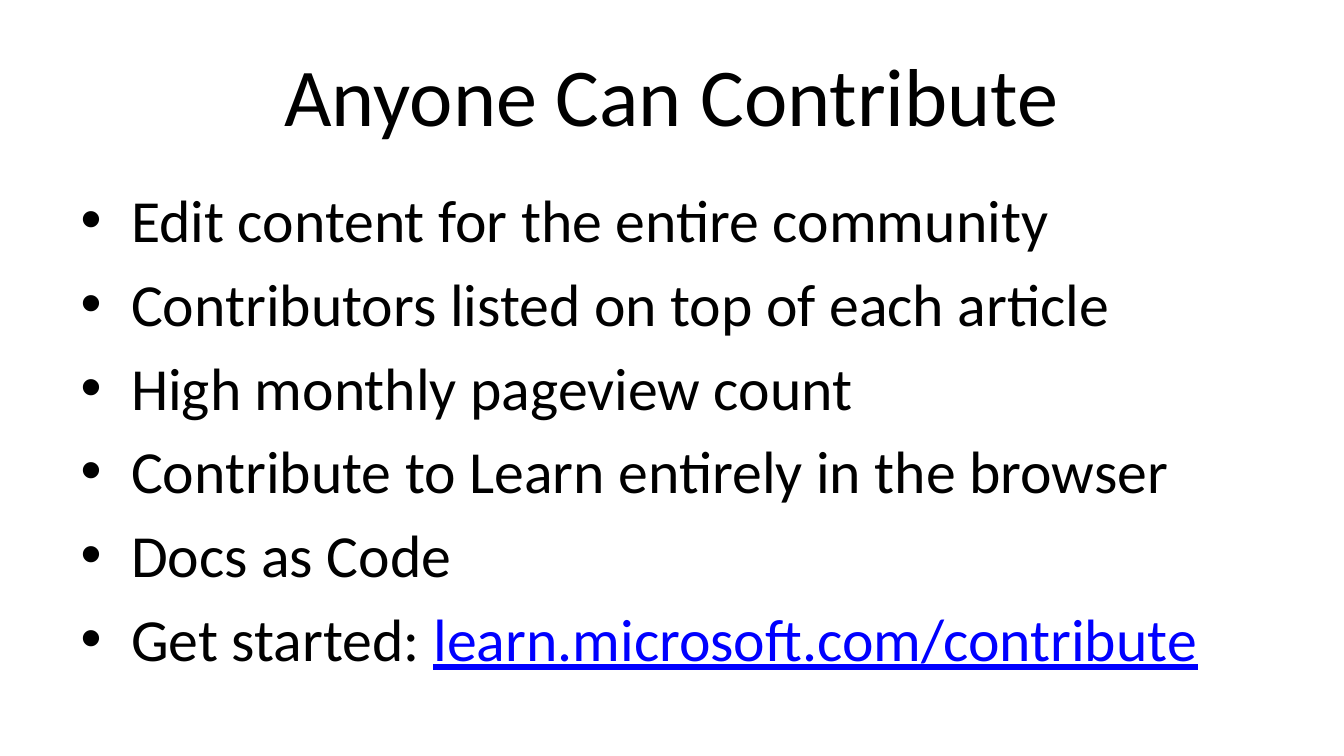
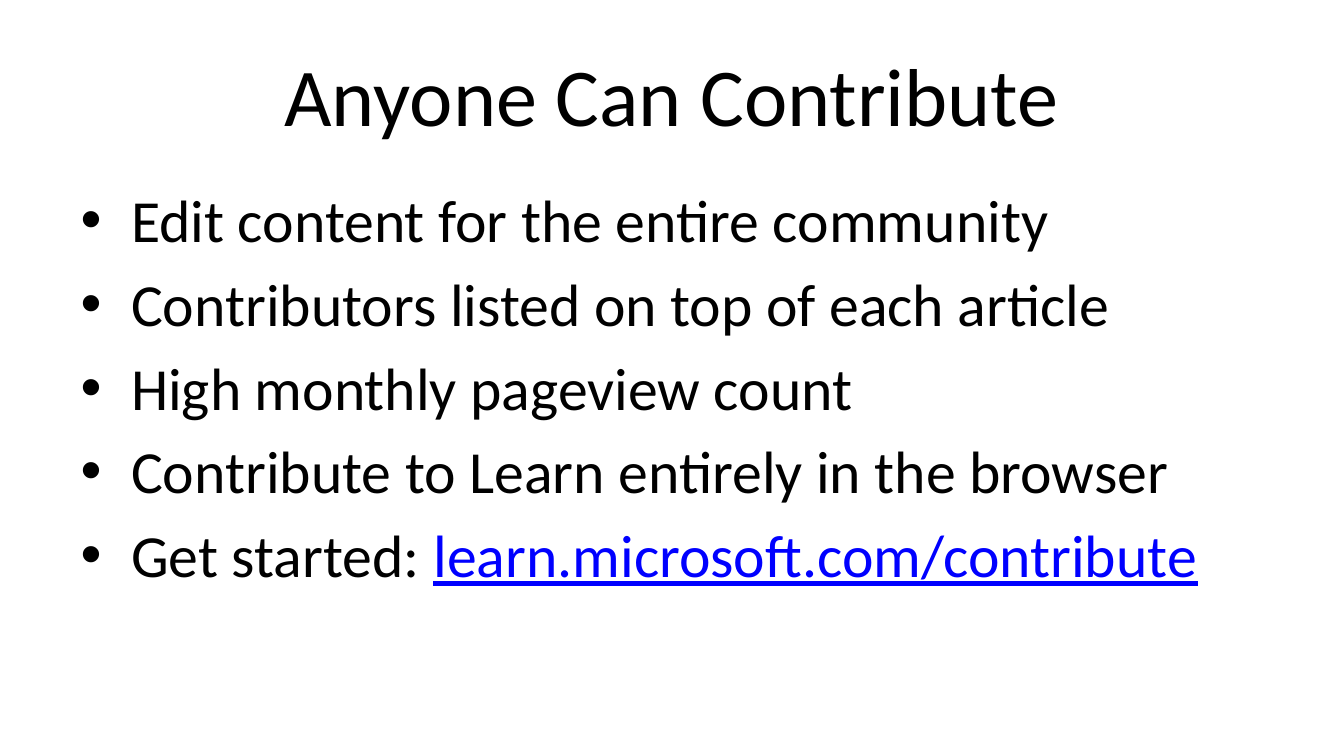
Before and after one commit to alvinashcraft/speaking, a slide deck: slide 10 of 2024/0806_VSLiveRedmond/ContributeToMsLearn/VSLMSHQ24_Become a MS Learn Contributor_AlvinAshcraft.pptx. Drawn at 1344x756 pixels with LibreOffice and Linux fonts; fonts in the diff are those of the drawing; background and template pictures are left out. Boxes give left, top, right and bottom in pixels: in the first picture for what was removed or moved away, otherwise in the second. Text is boxed around its words. In the diff, an @@ line names an element or a change of style, - is before the commit and + after.

```diff
--- a/2024/0806_VSLiveRedmond/ContributeToMsLearn/VSLMSHQ24_Become a MS Learn Contributor_AlvinAshcraft.pptx
+++ b/2024/0806_VSLiveRedmond/ContributeToMsLearn/VSLMSHQ24_Become a MS Learn Contributor_AlvinAshcraft.pptx
@@ text at (131,535,451,578): paragraph removed @@
-• Docs as Code
```
Also in this commit, not shown: 1 other slide changed.
